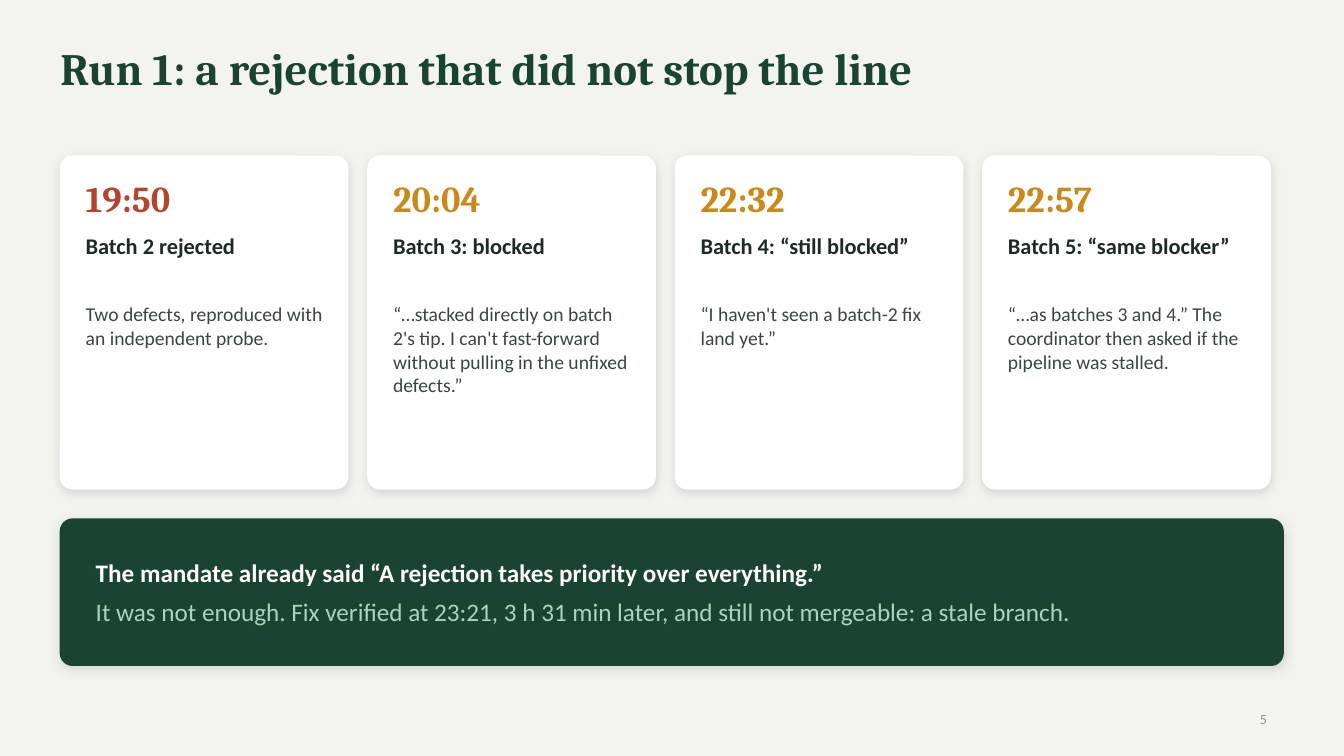
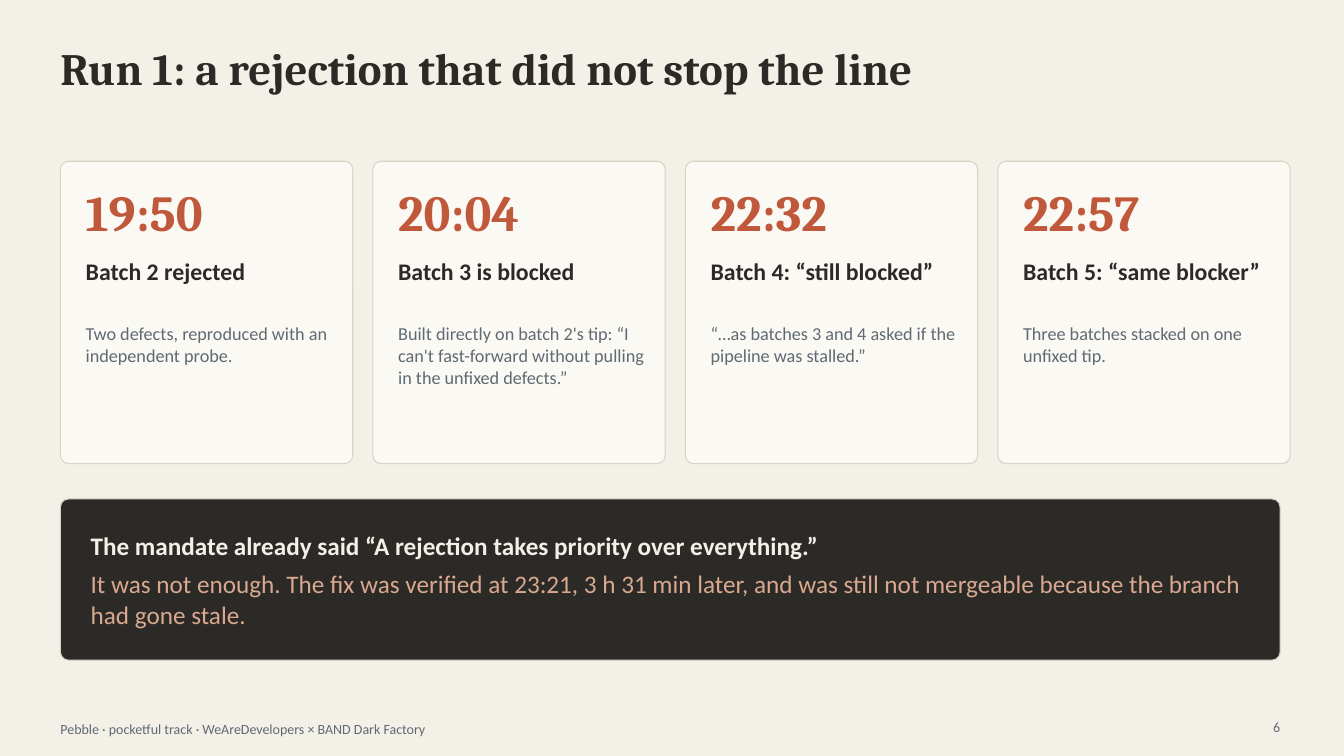
Before and after one commit to JahnaviSrilekha/payment-app-by-autonomous-agents-hackathon, a slide deck: slide 6 of Pebble-deck.pptx (slide 5 before the commit). Drawn at 1344x756 pixels with LibreOffice and Linux fonts; fonts in the diff are those of the drawing. Boxes give left, top, right and bottom in pixels: in the first picture for what was removed or moved away, otherwise in the second. Text is boxed around its words. In the diff, an @@ line names an element or a change of style, - is before the commit and + after.

Commit message:
updated factory and readme files

```diff
--- a/Pebble-deck.pptx
+++ b/Pebble-deck.pptx
@@ background #F3F4F0 to #F3F0E8 @@
@@ text "Run 1: a rejection that ..." at box(60, 54, 912, 95): text colour #1B4332 to #2B2A27 @@
@@ rounded rectangle: place and size @@
-rounded rectangle at box(60, 156, 348, 489)
+rounded rectangle at box(60, 161, 353, 464)
@@ rounded rectangle: place and size @@
-rounded rectangle at box(368, 156, 655, 489)
+rounded rectangle at box(373, 161, 665, 464)
@@ rounded rectangle: place and size @@
-rounded rectangle at box(676, 156, 963, 489)
+rounded rectangle at box(686, 161, 978, 464)
@@ fill #FFFFFF to #FBF9F4; outline #FFFFFF 1 pt to #D9D3C5 0.75 pt; shadow off; proportions changed in 4 elements at box(60, 161, 353, 464), box(373, 161, 665, 464), box(686, 161, 978, 464), box(998, 161, 1291, 464) @@
@@ rounded rectangle: place and size @@
-rounded rectangle at box(983, 156, 1270, 489)
+rounded rectangle at box(998, 161, 1291, 464)
@@ text "19:50" at box(86, 197, 203, 232): size 26 to 36 pt, text colour #B4442F to #C0583C @@
@@ text "22:32": place and size @@
-text "22:32" at box(701, 187, 785, 213)
+text "22:32" at box(711, 197, 827, 232)
@@ size 26 to 36 pt, text colour #C98A1B to #C0583C in 3 elements at box(398, 196, 519, 232), box(711, 197, 827, 232), box(1023, 197, 1139, 232) @@
@@ text "22:57": place and size @@
-text "22:57" at box(1008, 187, 1092, 213)
+text "22:57" at box(1023, 197, 1139, 232)
@@ text "Batch 2 rejected": place and size @@
-text "Batch 2 rejected" at box(86, 238, 235, 258)
+text "Batch 2 rejected" at box(86, 263, 245, 284)
@@ text at box(398, 263, 574, 280): text changed; size 16 to 17 pt; text colour #1F2A24 to #2B2A27 @@
-Batch 3: blocked
+Batch 3 is blocked
@@ text "Batch 4: “still blocked”": place and size @@
-text "Batch 4: “still blocked”" at box(701, 237, 909, 254)
+text "Batch 4: “still blocked”" at box(711, 262, 933, 280)
@@ size 16 to 17 pt, text colour #1F2A24 to #2B2A27 in 3 elements at box(86, 263, 245, 284), box(711, 262, 933, 280), box(1023, 262, 1260, 280) @@
@@ text "Batch 5: “same blocker”": place and size @@
-text "Batch 5: “same blocker”" at box(1008, 237, 1230, 254)
+text "Batch 5: “same blocker”" at box(1023, 262, 1260, 280)
@@ text "Two defects, reproduced with an ...": place and size @@
-text "Two defects, reproduced with an ..." at box(86, 307, 322, 348)
+text "Two defects, reproduced with an ..." at box(86, 327, 327, 365)
@@ text "Two defects, reproduced with an ..." at box(86, 327, 327, 365): size 14 to 13 pt, text colour #3A4640 to #5F6A73 @@
@@ text at box(398, 327, 644, 384): text changed; size 14 to 13 pt; text colour #3A4640 to #5F6A73 @@
-“…stacked directly on batch 2's tip. I can't fast-forward without pulling in the unfixed defects.”
+Built directly on batch 2's tip: “I can't fast-forward without pulling in the unfixed defects.”
@@ text removed at box(701, 307, 921, 348) @@
-“I haven't seen a batch-2 fix land yet.”
@@ text at box(711, 327, 956, 365): text changed; size 14 to 13 pt; text colour #3A4640 to #5F6A73 @@
-“…as batches 3 and 4.” The coordinator then asked if the pipeline was stalled.
+“…as batches 3 and 4 asked if the pipeline was stalled.”
@@ text added at box(1023, 327, 1242, 365), 13 pt, text #5F6A73 @@
+Three batches stacked on one unfixed tip.
@@ rounded rectangle: place and size @@
-rounded rectangle at box(60, 519, 1284, 665)
+rounded rectangle at box(60, 499, 1280, 660)
@@ rounded rectangle at box(60, 499, 1280, 660): fill #1B4332 to #2B2A27; outline #1B4332 1 pt to #D9D3C5 0.75 pt; shadow off; proportions changed @@
@@ text at box(91, 536, 818, 560): text colour #FFFFFF to #F3F0E8 in "The mandate already said “A rejection takes ..." @@
@@ text "The mandate already said “A ...": place and size @@
-text "The mandate already said “A ..." at box(96, 563, 1069, 626)
+text "The mandate already said “A ..." at box(91, 536, 1240, 629)
@@ text at box(91, 575, 1240, 629): text changed; text colour #A8D5BF to #D9A88F @@
-It was not enough. Fix verified at 23:21, 3 h 31 min later, and still not mergeable: a stale branch.
+It was not enough. The fix was verified at 23:21, 3 h 31 min later, and was still not mergeable because the branch had gone stale.
@@ page number removed at box(1260, 715, 1267, 724) @@
-5
@@ text added at box(60, 724, 426, 736), 10 pt, text #5F6A73 @@
+Pebble · pocketful track · WeAreDevelopers × BAND Dark Factory
@@ page number added at box(1273, 722, 1280, 732), 10 pt, text #5F6A73 @@
+6
```
Also in this commit, not shown: 5 other slides changed, 12 slides added, 5 slides removed, 11 other files.
